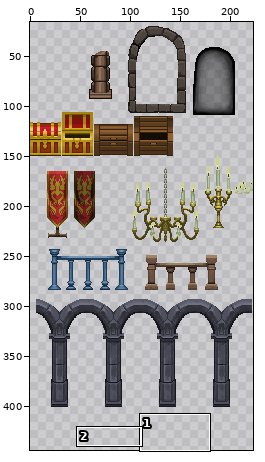
Edited in one commit: sprite sheet (Assets/Levels/Tier03/Props/Sprites/Tier03A_props.png). Above: a wide view before the commit, with the close-up outlined.
Close-up. Earlier state:
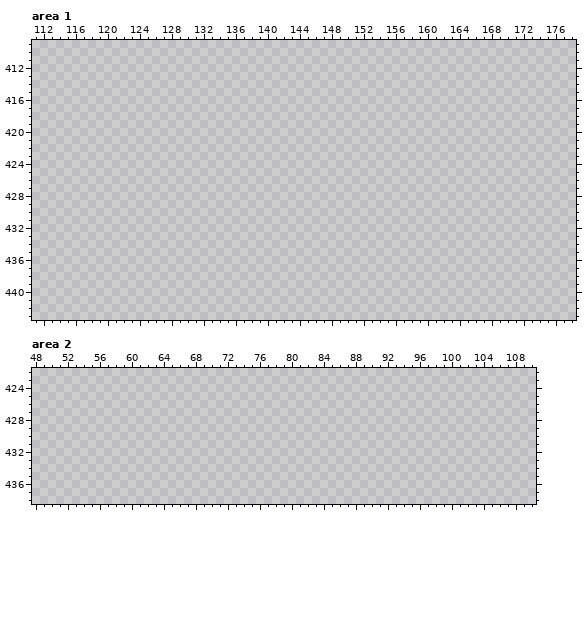
The file is 223x480 pixels. Pixels under 10% opacity are left out. Colours within 5 levels of each other are drawn and written as one. Shown: area 1: x 111..178, y 409..443; area 2: x 48..110, y 422..438. The wide view leaves out empty margins.
Once edited:
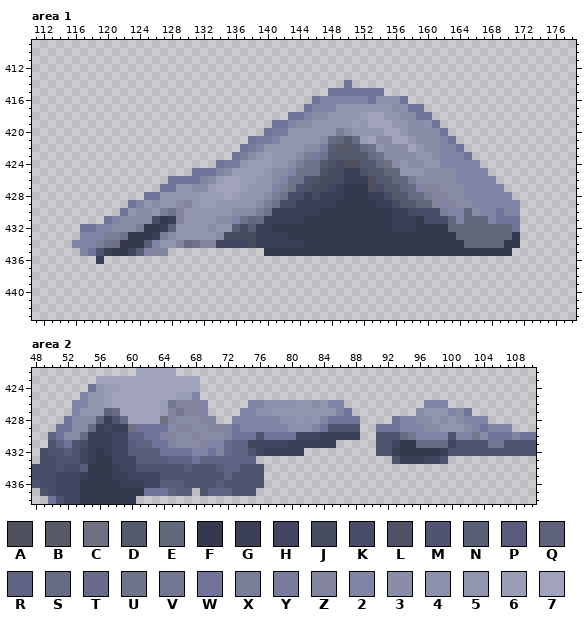
Palette (. is transparent): A #4f505d  B #595a68  C #6f7082  D #535a6d  E #62697d  F #34394d  G #3b3f55  H #41455f  J #474c60  K #484c67  L #4d5266  M #515471  N #585e74  P #585b7a  Q #5e627b  R #606384  S #676b83  T #686b89  U #6f748b  V #727691  W #71739a  X #787e95  Y #787b9c  Z #83859e  2 #8184a4  3 #8a8da6  4 #8d90ac  5 #9296af  6 #9a9db6  7 #a1a3bc
Change:
Area 1:
y 414: x 150 . -> W
y 415: x 148..154 ....... -> WWWWWWW
y 416: x 146..157 ............ -> W222222W444W
y 417: x 145..159 ............... -> W222555555534WW
y 418: x 143..160 .................. -> WW23355556775533WW
y 419: x 141..161 ..................... -> WW233555556577755334W
y 420: x 140..162 ....................... -> WYY555555X355557753333W
y 421: x 138..163 .......................... -> WYY2555553SEDS67337753332W
y 422: x 137..164 ............................ -> WY25555533YNBBDSU5333753322W
y 423: x 136..165 .............................. -> WX3565553XYUDDDDDSU3333553222W
y 424: x 134..166 ................................. -> WYY5666553XUUDLJAADDSC35335522222
y 425: x 131..167 ..................................... -> WWW2366665332UUULJJGGLDDEE55533332222
y 426: x 128..168 ......................................... -> WWWW23677665532UUMLJJJGGGADDEEX3333322222
y 427: x 127..169 ........................................... -> WW5533677765552XUMLJJHGFFFAKDDES2ZZ33322222
y 428: x 125..170 .............................................. -> WW55555666765553XUKKGJGGGFFFGGKDDSSXZZ33222222
y 429: x 123..171 ................................................. -> W253553Z566555553XUKKGGGGGFFFFFGGJDDEEZ2Z33222222
y 430: x 122..171 .................................................. -> W5335XUZ555555333XUGGGGGGFFFFFFFFFGGJKKKX22E322W22
y 431: x 120..171 .................................................... -> W23333KFGZ5555332UESGGGGGFFFFFFFFFFFGGGFKKKE2EEE2WWW
y 432: x 117..171 ....................................................... -> WW22333XFFGQ5555355NJNGGFFFFFFFFFFFFFFFGGGFFFFEEEEEEEEW
y 433: x 117..171 ....................................................... -> 222XXUFFFGX3555553JJJJGGGGFFFFFFFFFFFFFFFFFFFFFEEEEEEEF
y 434: x 116..171 ........................................................ -> 222XUCFFFN255ZSUZZHHHHJGGGGGGFFFFFFFFFFFFFFFFFFFFEEEEEFF
y 435: x 117..127 ........... -> 2WMGFFHN2ZZ; x 140..170 ............................... -> FFFFFFFFFFFFFFFFFFFFFFFFFFFFFFF
y 436: x 119 . -> G
Area 2:
y 422: x 61..65 ..... -> 77777
y 423: x 56..68 ............. -> 7777777777777
y 424: x 55..68 .............. -> W5667777777777
y 425: x 54..68 ............... -> 255677777777662
y 426: x 53..69 ................. -> 225567777776VZZZ2; x 75..86 ............ -> 224444553522; x 97..99 ... -> 222
y 427: x 53..69 ................. -> 2555QS777776ZVZZ2; x 74..87 .............. -> 2244555555552W; x 96..102 ....... -> 355523W
y 428: x 52..70 ................... -> W333QGMS7777CZ333ZZ; x 73..88 ................ -> 222222445452WWWW; x 93..104 ............ -> W22335353222
y 429: x 51..88 ...................................... -> WW33SGHGGCWWWW3ZZ33ZZ2W2222224442WMMMM; x 91..107 ................. -> WWW2223355532W222
y 430: x 50..88 ....................................... -> RW33SGGGHHRRWW2Z33Z3332WWWMWWWWHHHGGGGG; x 91..110 .................... -> MMMSV2222M22V3WWW2WW
y 431: x 50..85 .................................... -> MRWMKGGGHHPRRWW2333Z22TRRHHHHHGGGGGG; x 91..110 .................... -> MMHFFSSSSHMMMMVVMMMM
y 432: x 49..81 ................................. -> KMMPMHGFGHHPPPPWWWW22W2TRRMHGGGGG; x 91..110 .................... -> MMGFFFFFGMMMMMMMMMMM
y 433: x 49..75 ........................... -> KKMMMHGFFHHHPPPPRRRWRRRRRRR; x 93..99 ....... -> MGGGHHM
y 434: x 48..76 ............................. -> KKKMKKPFFFGHHMMMMMMPMMMPRRMMM
y 435: x 48..76 ............................. -> KKKHHHGFFFGGHHHHMMMMMMMMRMMMM
y 436: x 48..76 ............................. -> MKKHHHFFFFFGGGHHPPPMMMMPMMMMM
y 437: x 49..67 ................... -> MKHHHFFFFFFFFWWWRPP; x 69..75 ....... -> MRRRMMM
y 438: x 50..60 ........... -> WMHHFFFFFFF
Boxes around the changes in both close-ups, in picture pixels (x1, y1, x2, y2):
added: (72, 80, 520, 264)
added: (32, 368, 536, 504)
